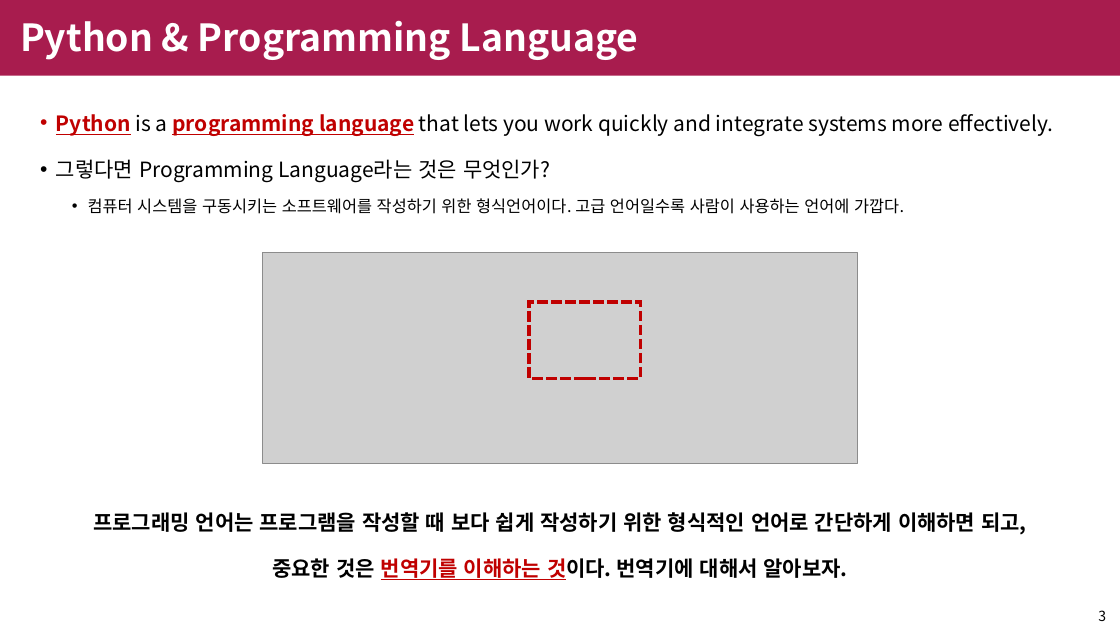
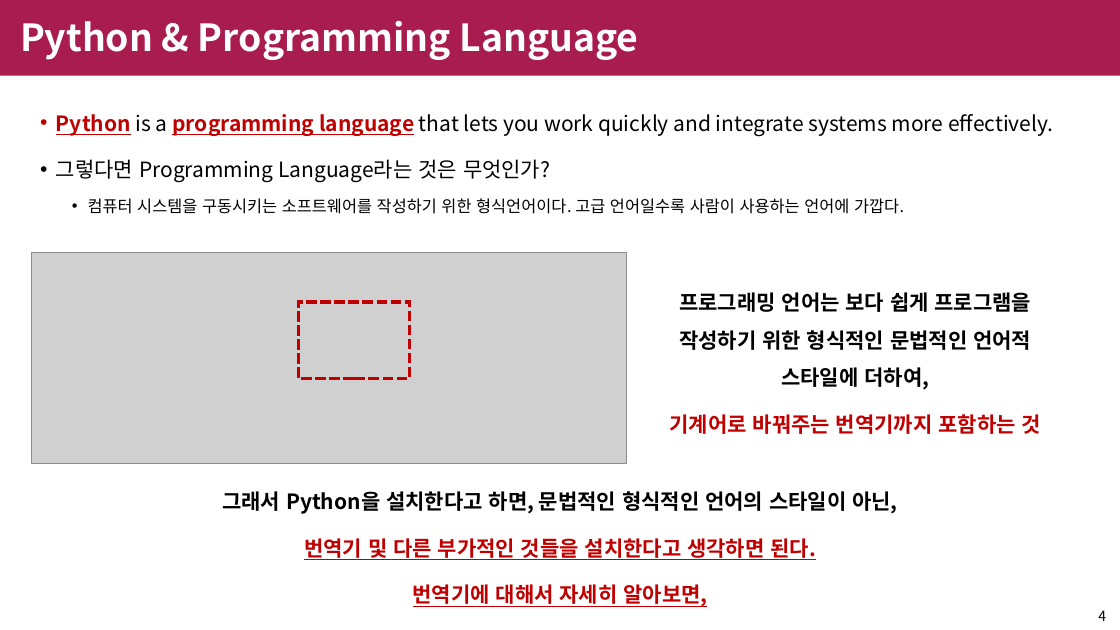
Before and after one commit to shinychan95/R_to_Python, a slide deck: slide 4 of R/python 설치 정리.pptx (slide 3 before the commit). Drawn at 1120x630 pixels with LibreOffice and Linux fonts; fonts in the diff are those of the drawing; grey boxes stand for pictures; background and template pictures are left out. Boxes give left, top, right and bottom in pixels: in the first picture for what was removed or moved away, otherwise in the second. Text is boxed around its words. In the diff, an @@ line names an element or a change of style, - is before the commit and + after.

Commit message:
python research final

```diff
--- a/R/python 설치 정리.pptx
+++ b/R/python 설치 정리.pptx
@@ picture: place and size @@
-picture at box(263, 253, 858, 464)
+picture at box(32, 253, 627, 464)
@@ text at box(670, 292, 1041, 434): text changed @@
-프로그래밍 언어는 프로그램을 작성할 때 보다 쉽게 작성하기 위한 형식적인 언어로 간단하게 이해하면 되고,
-중요한 것은 번역기를 이해하는 것이다. 번역기에 대해서 알아보자.
+프로그래밍 언어는 보다 쉽게 프로그램을 작성하기 위한 형식적인 문법적인 언어적 스타일에 더하여,
+기계어로 바꿔주는 번역기까지 포함하는 것
@@ rectangle: place and size @@
-rectangle at box(529, 302, 640, 378)
+rectangle at box(298, 302, 409, 378)
@@ text added at box(222, 491, 897, 607), 18 pt, text #C00000, bold, underline @@
+그래서 Python을 설치한다고 하면, 문법적인 형식적인 언어의 스타일이 아닌,
+번역기 및 다른 부가적인 것들을 설치한다고 생각하면 된다.
+번역기에 대해서 자세히 알아보면,
@@ page number at box(1098, 610, 1106, 621): text changed @@
-3
+4
```
Also in this commit, not shown: 6 other slides changed, 11 slides added, 6 slides removed.
